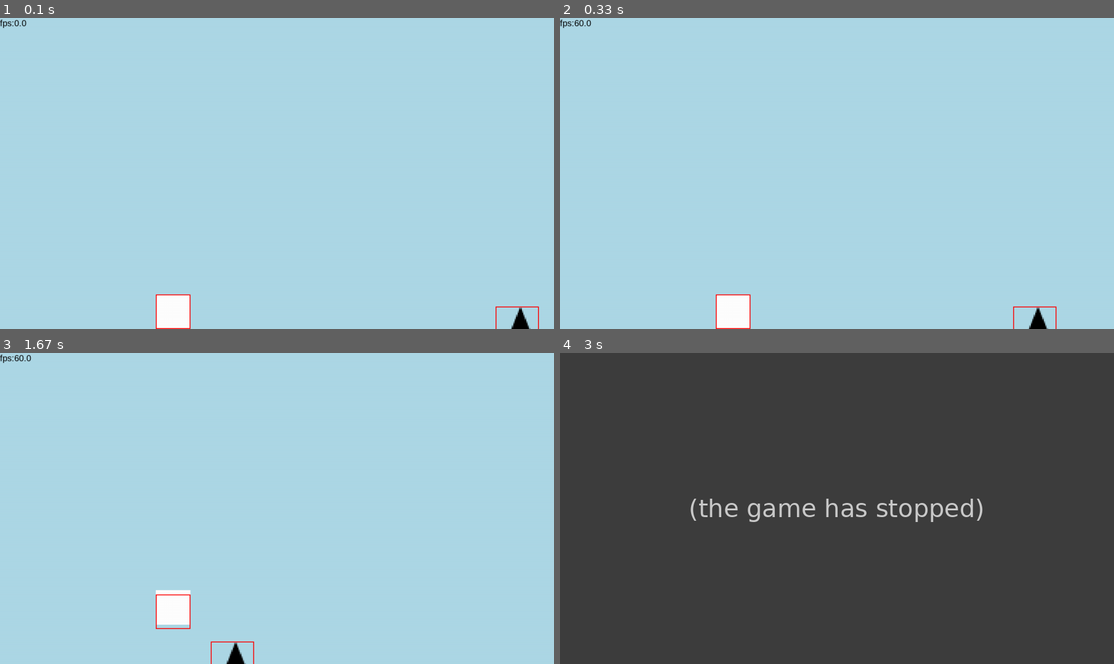
Above: before the commit, frames 1-4 (two rows, left to right).
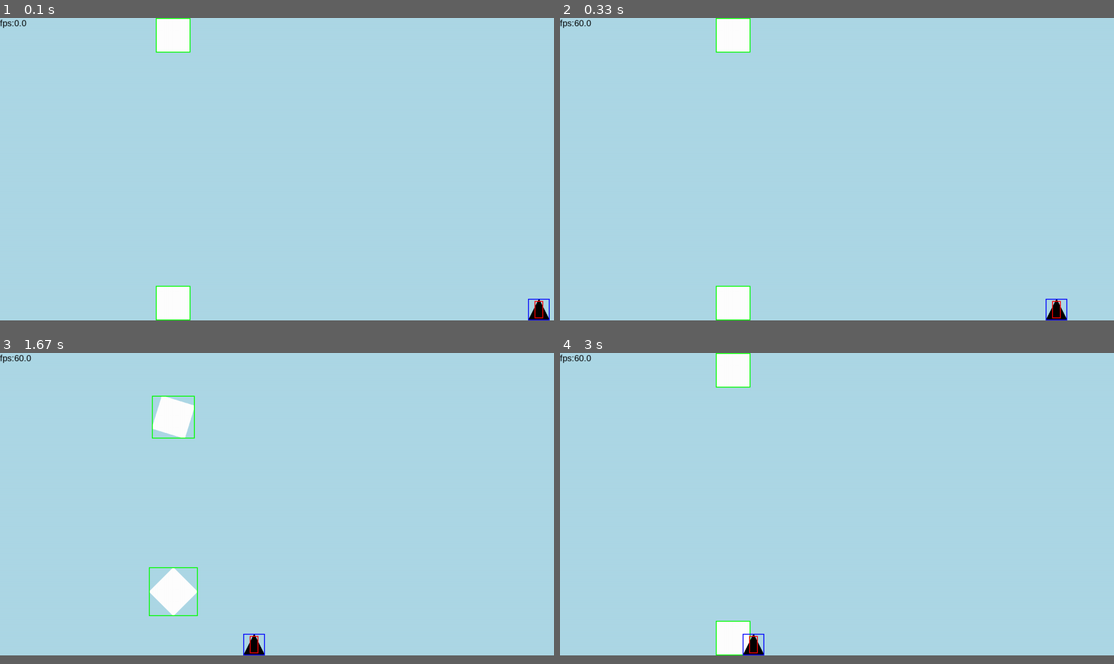
Above: after the commit, the same moments.

Repository: fl0ris1/pygame_dash
Game: pygame game, started from dash_nopngs.py
Two runs of this game, one before a commit and one after it. Both use one fixed random seed, a clock stepped at 60 frames per second and the inputs below.
Inputs (mouse positions are in pixels of both pictures, inside the frame that each line leads up to):
- Up to frame 1 (0.1 s): no input
- Up to frame 2 (0.33 s): no input
- Up to frame 3 (1.67 s): press the mouse at (277, 524) at 0.37 s; move the mouse to (210, 514) at 0.47 s; release the mouse at (144, 505) at 0.6 s; press the mouse at (277, 524) at 1.2 s; move the mouse to (299, 477) at 1.3 s; release the mouse at (315, 433) at 1.43 s
- Up to frame 4 (3 s): press the mouse at (837, 524) at 2.03 s; move the mouse to (875, 480) at 2.13 s; release the mouse at (914, 436) at 2.27 s
The window is 900x506 before the commit and 900x492 after it. Grey fills any space a smaller window leaves; there, only what the larger window draws over its background counts as a difference.

The runs differ from the first frame. In frame 1, 1.6% of the frame differs, in the area x 28-100%, y 0-100%; in frame 2, 1.5%; in frame 3, 2.1%; in frame 4, 97%, in the area x 0-100%, y 0-98%.
Before the commit the program exited at 1.77 s; later frames show no game.

Commit message:
Add files via upload

Diff:
--- a/dash_nopngs.py
+++ b/dash_nopngs.py
@@ -3,111 +3,172 @@
 
 pygame.init()
 
-WIDTH=1280
-HEIGHT=720
+#CONST
+"""WIDTH=1280
+HEIGHT=720"""
+WIDTH = 1280
+HEIGHT = 700
+
 cube_width=80
 cube_height=80
 cube_rect_width = 40
 cube_rect_height = 40
 
-spike_width = 100
-spike_height = 75
-spike_rect_width = 60
-spike_rect_height = 120
-fps=60
+spike_width = 50
+spike_height = 50
+spike_hitbox_width = 30
 
+#Settings up
 font=pygame.font.SysFont("Arial",20)
 screen = pygame.display.set_mode((WIDTH,HEIGHT))
 clock = pygame.time.Clock()
+FPS=60
 
-#class Objects
 
+#Classes
 class Spike(pygame.sprite.Sprite):
     def __init__(self, x, y):
         pygame.sprite.Sprite.__init__(self)
-        self.image = pygame.image.load("spike.png")
-        self.image = pygame.transform.scale(self.image, (spike_rect_width,spike_rect_height))
-        self.image = pygame.transform.scale(self.image, (spike_width, spike_height))
-        self.rect = self.image.get_rect() #creates hitbox for spike sprite
-        #self.rect.size = (50,75)
-        self.rect.center = [x, y] #center of hitbox
+        self.image = pygame.Surface((spike_width,spike_height),pygame.SRCALPHA) #create surface for spike: 50 wide, 75 tall
+        pygame.draw.polygon(self.image, "black", #draw 3 point polygon
+    [
+        (spike_width // 2, 0), #middle top. self.image is the canvas
+        (0, spike_height), #bottom left
+        (spike_width, spike_height) #bottom right
+    ]
+)
+        self.rect = self.image.get_rect(center=(x,y)) #creates hitbox for spike sprite
+        self.hitbox = pygame.Rect(0, 0, 20, spike_height-10) #creates a smaller rect that follows self.rect
+        self.hitbox.bottom = self.rect.bottom
         self.speed = 7 #speed going to the left
 
     def update(self):
-        self.rect.x -= self.speed
+        self.rect.x -= self.speed #spikes rect -7 to move to the left
+        self.hitbox.center = self.rect.center
         #print(self.rect.x)
-        if self.rect.x <= -25:
-            self.kill()
+        if self.rect.x <= -cube_width: #delete if touching left border
+            self.rect.x = WIDTH
+
+
+    def draw_hitbox(self):
+        pygame.draw.rect(screen,"blue",self.rect,2) #rect of spike
+        pygame.draw.rect(screen,"red",self.hitbox,2) #rect of spike
 
 
 class Cube(pygame.sprite.Sprite):
-    def __init__(self, x, y):
+    def __init__(self, x, y, playerNo):
         pygame.sprite.Sprite.__init__(self)
-        self.image = pygame.Surface((cube_width, cube_height))
-        self.image.fill("white")
-        self.rect = self.image.get_rect()
-        self.rect.center = [x, y] #rect = hitbox
-        self.vel = 0
+        self.original_image = pygame.Surface((cube_width, cube_height), pygame.SRCALPHA) #canvas basically
+        self.original_image.fill("white") #fill the surface with white
+
+        self.image = self.original_image
+        self.rect = self.original_image.get_rect(center=(x,y)) #create rect
+
+        self.playerNo = playerNo
+        self.vel = 0 #velocity
+        self.angle = 0
+        self.angle_val = 5
 
 
     def update(self):
-        # Gravity
-        self.vel += 1#0.5
-        self.rect.y += int(self.vel)
+        print(self.angle)
+        #print(self.playerNo)
+        if self.playerNo == 1:
+            # Gravity
+            self.vel += 1#0.5always increase vel
+            self.rect.y += int(self.vel) #add velocity to the y
 
-        #print(self.vel)
+            # Stay on the ground
+
+            if self.rect.bottom >= HEIGHT: #if bottom of rectangle is touching or under the ground
+                self.rect.bottom = HEIGHT #bottom of rectangle is on the ground
+                self.vel = 0 #reset velocity
+                self.angle = 0
+                self.image = pygame.transform.rotate(self.original_image, self.angle)
+                self.rect = self.image.get_rect(midbottom = (self.rect.centerx,HEIGHT))
+                #self.rect = self.image.get_rect(center = self.rect.center)
+
+            else:
+                self.angle -= self.angle_val
+                self.image = pygame.transform.rotate(self.original_image, self.angle)
+                self.rect = self.image.get_rect(center=self.rect.center)
+
+            # Jump
+            if pygame.mouse.get_pressed()[0] == 1: #left mouse click activated
+                #if self.rect.centery >= HEIGHT - int(cube_height/2):
+                if self.rect.bottom >= HEIGHT: #if touching ground
+                    #self.angle_val+=0.1
+                    #print(self.angle_val)
+                    self.vel = -18 #?????????????Somehow works
+
+            #print(self.rect.centery)
+
+        elif self.playerNo == 2:
+            # Gravity
+            self.vel -= 1#0.5always increase vel
+            self.rect.y += int(self.vel) #add velocity to the y
+
+            # Stay on the ground
+
+            if self.rect.top <= 0: #if bottom of rectangle is touching or under the ground
+                self.rect.top = 0 #bottom of rectangle is on the ground
+                self.vel = 0 #reset velocity
+                self.angle = 0
+                self.image = pygame.transform.rotate(self.original_image, self.angle)
+                #self.rect = self.image.get_rect(midbottom = (self.rect.centerx,HEIGHT))
+                self.rect = self.image.get_rect(center = self.rect.center)
+
+            else:
+                self.angle += 2.7
+                self.image = pygame.transform.rotate(self.original_image, self.angle)
+                self.rect = self.image.get_rect(center=self.rect.center)
+
+            # Jump
+            if pygame.mouse.get_pressed()[0] == 1: #left mouse click activated
+                if self.rect.top <= 0:
+                    self.vel = 18
+
+    def draw_hitbox(self):
+        pygame.draw.rect(screen, "green", self.rect, 2) #rect of cube
 
 
-        # Stay on the ground
-
-        if self.rect.bottom >= HEIGHT:
-            self.rect.bottom = HEIGHT
-            self.vel = 0
-
-
-        # Jump
-        if pygame.mouse.get_pressed()[0] == 1:
-            #if self.rect.centery >= HEIGHT - int(cube_height/2):
-            if self.rect.bottom >= HEIGHT:
-                self.vel = -17
-
-        #print(self.rect.centery)
-
-
-
+#creating groups and adding
 cube_group = pygame.sprite.Group()
-player = Cube(5*cube_width, HEIGHT) #????? sommehow 60??????????????????????????????????????????????
-cube_group.add(player)
+player = Cube(5*cube_width, HEIGHT,1)
+player2 = Cube(5*cube_width, 0, 2)
+cube_group.add(player,player2)
 
 spike_group = pygame.sprite.Group()
-#spike = Spike(WIDTH, HEIGHT-15)
-spike = Spike(WIDTH-50, HEIGHT-15)
+spike = Spike(WIDTH, HEIGHT-spike_height//2)
 spike_group.add(spike)
 
 Running = True
+
 while Running:
-    clock.tick(60)
+    clock.tick(FPS) #fps
+    #dt = clock.tick(FPS)/1000
 
     #BG
     screen.fill("light blue")
 
     #blit
+    cube_group.update()
     cube_group.draw(screen)
-    cube_group.update()
+    for cube in cube_group:
+        cube.draw_hitbox()
+
+    spike_group.update()
     spike_group.draw(screen)
-    spike_group.update()
+    for spikes in spike_group:
+        spikes.draw_hitbox()
 
-    pygame.draw.rect(screen, "red", player.rect, 2)
-    pygame.draw.rect(screen,"red",spike.rect,2)
-
-    if pygame.sprite.groupcollide(cube_group, spike_group,False,False) or player.rect.right == spike.rect.left:
+    #if pygame.sprite.groupcollide(cube_group, spike_group,False,False): #or player.rect.right == spike.rect.left: #Check collision
+    if player.rect.colliderect(spike.hitbox):
         Running = False
 
 
-    #FPS
-    fps=clock.get_fps()
     #fps_val=font.render(str(math.floor(fps)),True,"black")
-    fps_val=font.render(f"fps:{str(round(fps,2))}",True,"black")
+    fps_val=font.render(f"fps:{str(round(clock.get_fps(),2))}",True,"black")
     screen.blit(fps_val,(0,0))
 
     for event in pygame.event.get():
@@ -117,5 +178,9 @@
 
     pygame.display.update()
 
+while True: #ignore; TEMPORARY FIX
+    for event in pygame.event.get():
+        if event.type == pygame.QUIT:
+            quit()
 
 pygame.quit()
--- /dev/null
+++ b/rotating_square.py
@@ -0,0 +1,46 @@
+import pygame
+WIDTH = 800
+HEIGHT = 600
+
+pygame.init()
+screen = pygame.display.set_mode((WIDTH, HEIGHT))
+clock = pygame.time.Clock()
+
+class Cube(pygame.sprite.Sprite):
+    def __init__(self, x, y):
+        pygame.sprite.Sprite.__init__(self)
+        self.original_image = pygame.Surface((80, 80), pygame.SRCALPHA)
+        self.original_image.fill((0, 0, 0))
+        pygame.draw.rect(self.original_image, "red", (35,0,10,10))
+
+        self.image = self.original_image
+        self.rect = self.original_image.get_rect(center=(x, y))
+        self.angle = 0
+
+    def update(self):
+        print(self.angle)
+        self.angle += 0.1   # spin; delete this line to keep it fixed at 45°
+        self.image = pygame.transform.rotate(self.original_image, self.angle)
+        self.rect = self.image.get_rect(center=self.rect.center)
+        pygame.draw.rect(screen,"red",self.rect,2) #rect of spike
+
+
+cube_group = pygame.sprite.Group()
+cube = Cube(400,300)
+cube_group.add(cube)
+
+running = True
+while running:
+    clock.tick(60)
+
+    screen.fill((255,255,255))
+    cube_group.update()
+    cube_group.draw(screen)
+
+    #pygame.draw.rect(screen,"blue",cube.rect,2) #rect of spike
+
+    for event in pygame.event.get():
+        if event.type == pygame.QUIT:
+            running = False
+
+    pygame.display.update()
